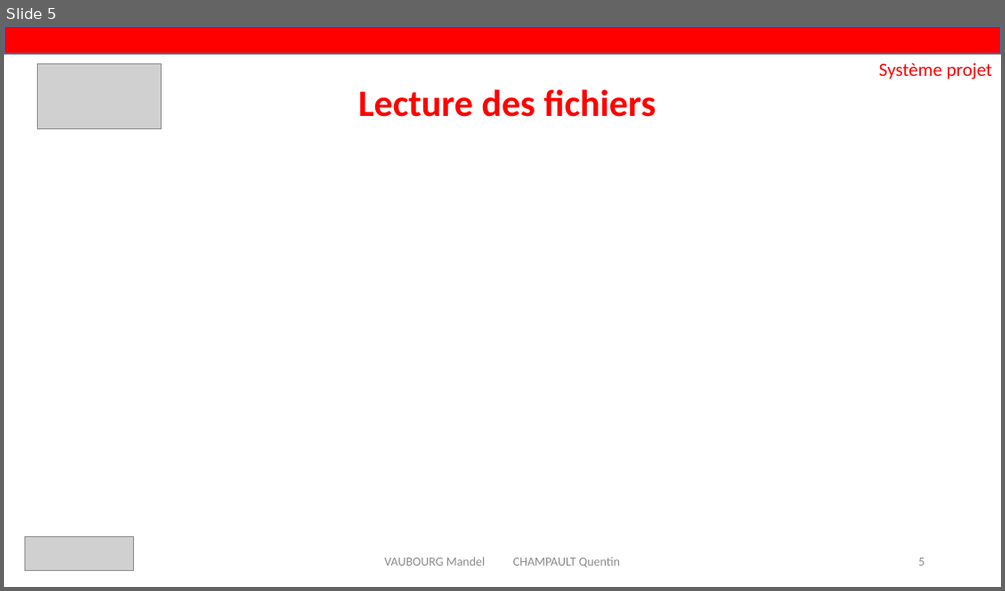
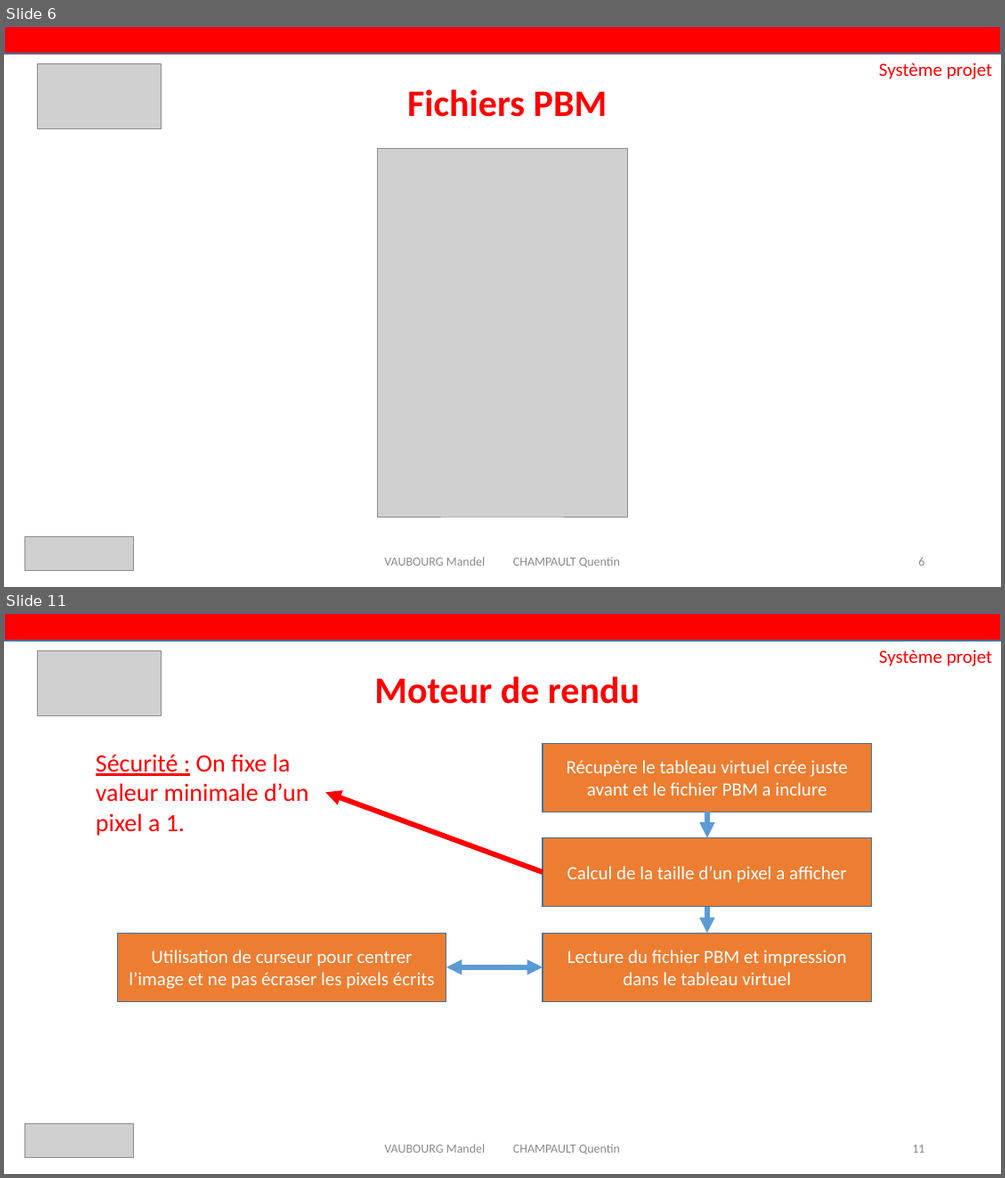
Before and after one commit to Akitoshi02/ExiaScreen, a slide deck: Rapport de fin + Powerpoint/exia.pptx. Shown one above the other, each under a label of ours: slide 5 before the commit, slides 6 and 11 after it; the slides between them are not shown. The pictures are 1005x591 and 1005x1178 pixels, drawn with LibreOffice and Linux fonts; fonts in the diff are those of the drawing; grey boxes stand for pictures. Boxes give left, top, right and bottom in pixels: in the first picture for what was removed or moved away, otherwise in the second. Text is boxed around its words. In the diff, an @@ line names an element or a change of style, - is before the commit and + after.

```diff
--- a/Rapport de fin + Powerpoint/exia.pptx
+++ b/Rapport de fin + Powerpoint/exia.pptx
@@ slide 11 added at (4,613,1001,1174), background #FFFFFF @@
@@ rectangle added at (4,613,1001,641), fill #FF0000, outline #43739E 1 pt @@
@@ picture added at (37,651,161,715) @@
@@ text added at (879,649,992,666), 18 pt, text #FF0000 @@
+Système projet
@@ title added at (374,676,639,704), 36 pt, text #FF0000, bold @@
+Moteur de rendu
@@ rectangle added at (542,743,872,811), fill #ED7D31, outline #43739E 1 pt, 18 pt, text #FFFFFF @@
+Récupère le tableau virtuel crée juste avant et le fichier PBM a inclure
@@ text added at (96,754,308,835), 24 pt, text #FF0000 @@
+Sécurité : On fixe la valeur minimale d’un pixel a 1.
@@ arrow added from (542, 872) to (325, 793), #FF0000 5 pt @@
@@ arrow added from (707, 811) to (707, 838), #5B9BD5 5 pt @@
@@ rectangle added at (542,838,872,907), fill #ED7D31, outline #43739E 1 pt, 18 pt, text #FFFFFF @@
+Calcul de la taille d’un pixel a afficher
@@ arrow added from (707, 906) to (707, 933), #5B9BD5 5 pt @@
@@ rectangle added at (118,933,446,1002), fill #ED7D31, outline #43739E 1 pt, 18 pt, text #FFFFFF @@
+Utilisation de curseur pour centrer l’image et ne pas écraser les pixels écrits
@@ rectangle added at (542,933,872,1002), fill #ED7D31, outline #43739E 1 pt, 18 pt, text #FFFFFF @@
+Lecture du fichier PBM et impression dans le tableau virtuel
@@ double arrow added from (446, 967) to (542, 967), #5B9BD5 5 pt @@
@@ picture added at (25,1124,133,1158) @@
@@ text added at (384,1143,620,1154), 12 pt, text #8C8C8C @@
+VAUBOURG Mandel CHAMPAULT Quentin
@@ page number added at (912,1144,924,1152), 12 pt, text #8C8C8C @@
+11
@@ what was slide 5 is now slide 6 @@
@@ slide 6 changed as well @@
@@ title at (407,89,607,117): text changed @@
-Lecture des fichiers
+Fichiers PBM
@@ picture added at (378,149,628,516) @@
```
Also in this commit, not shown: 5 other slides changed, 11 other slides added.
